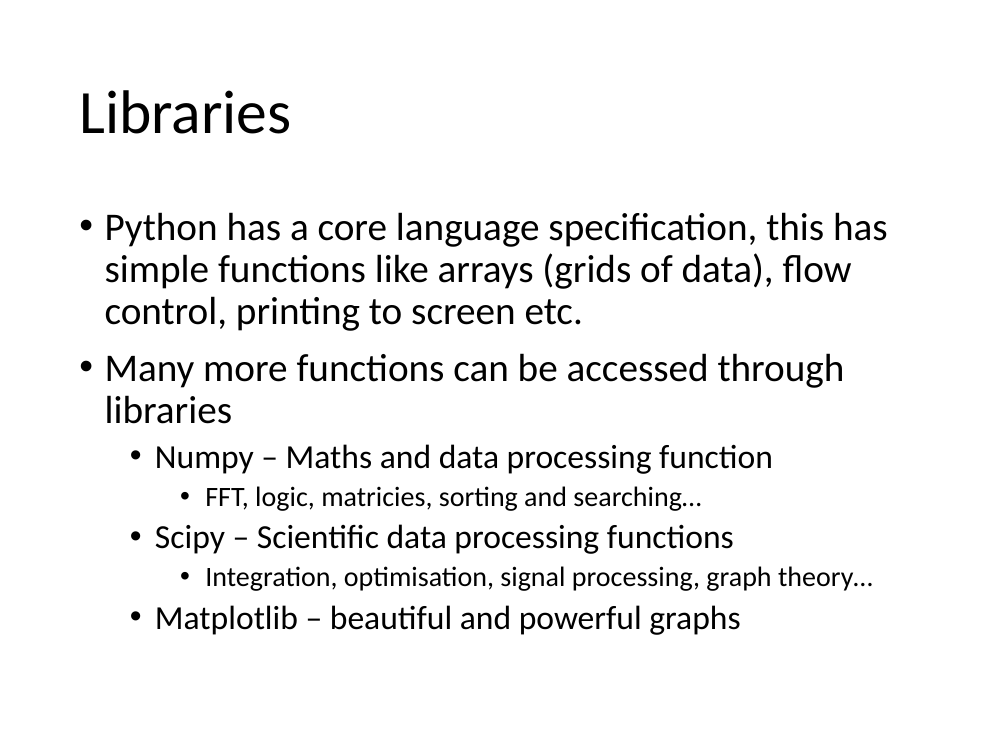
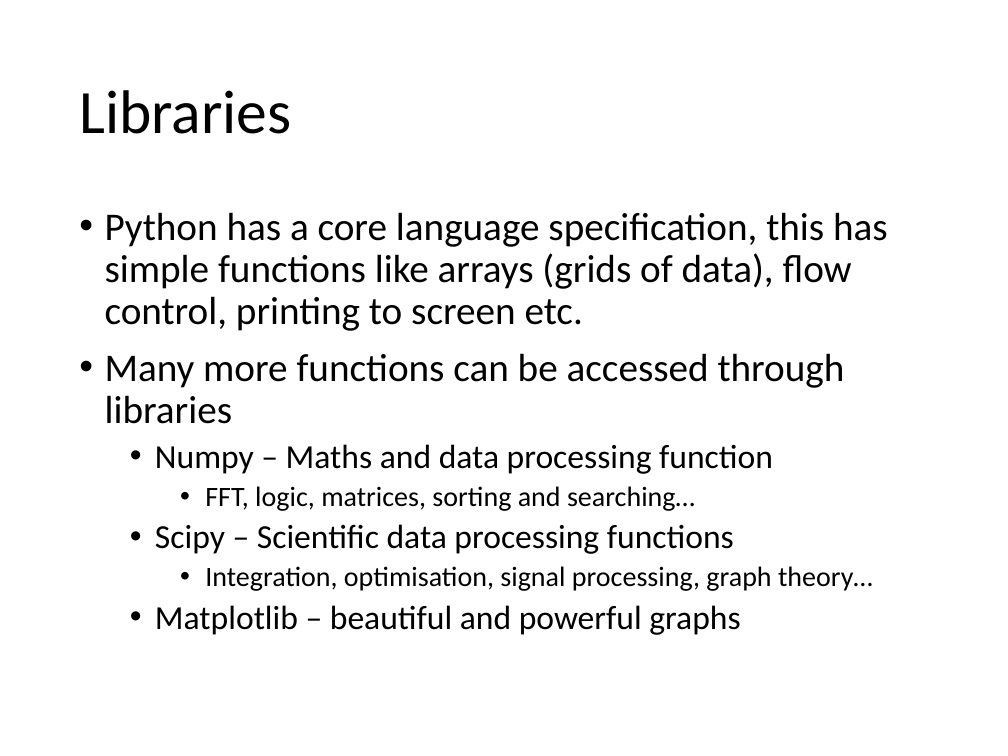
Before and after one commit to merrygoat/IntroToPython, a slide deck: slide 11 of Introduction to Python.pptx. Drawn at 1008x756 pixels with LibreOffice and Linux fonts; fonts in the diff are those of the drawing. Boxes give left, top, right and bottom in pixels: in the first picture for what was removed or moved away, otherwise in the second. Text is boxed around its words. In the diff, an @@ line names an element or a change of style, - is before the commit and + after.

```diff
--- a/Introduction to Python.pptx
+++ b/Introduction to Python.pptx
@@ text at bbox=[205, 486, 695, 511]: text changed @@
-    • FFT, logic, matricies, sorting and searching…
+    • FFT, logic, matrices, sorting and searching…
```
Also in this commit, not shown: 6 other slides changed, 3 slides removed, 4 other files.
